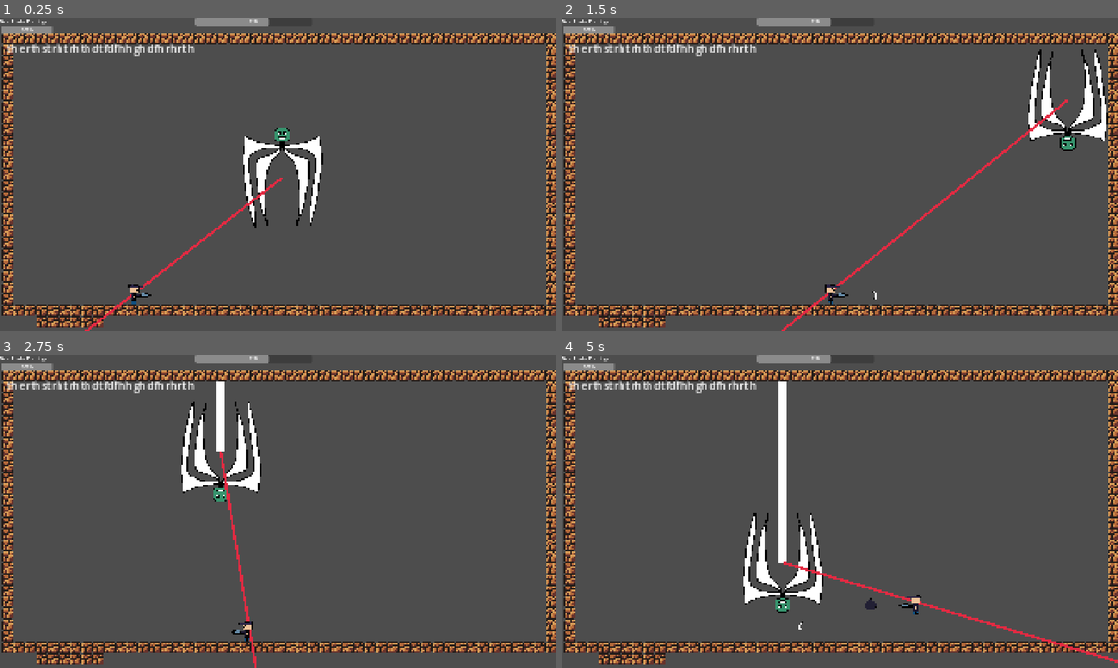
Above: before the commit, frames 1-4 (two rows, left to right).
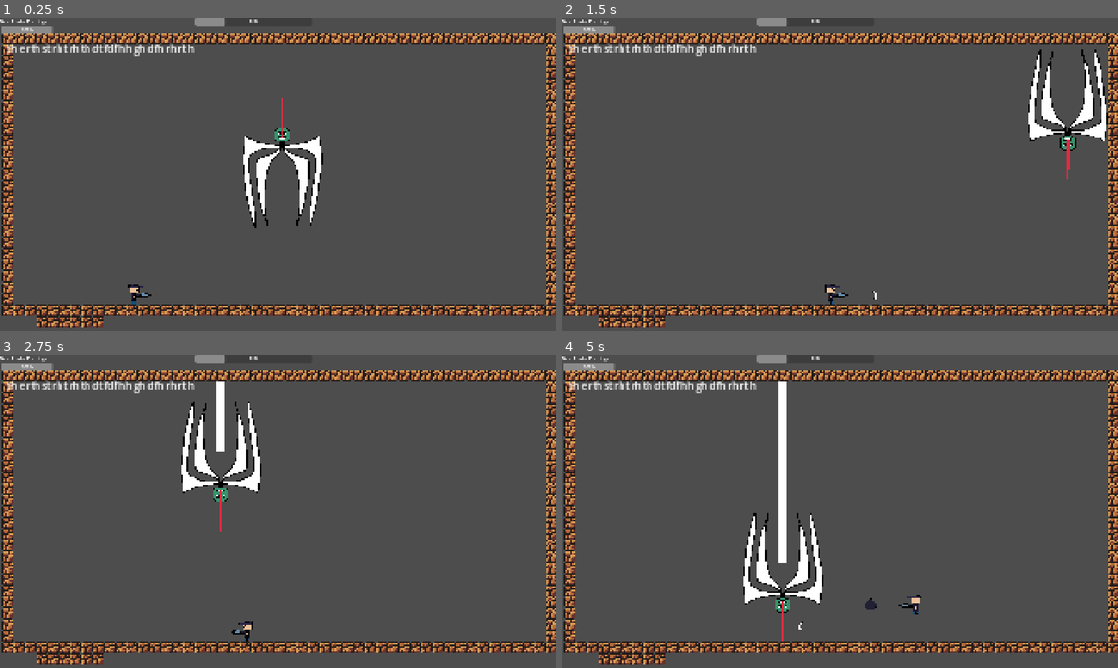
Above: after the commit, the same moments.

Repository: juliolegrandsage/bass_rush
Game: Godot game, scene res://scenes/bosses_scenes/boss_3.tscn
Two runs of this game, one before a commit and one after it. Both use one fixed random seed, a clock stepped at 60 frames per second and the inputs below. This scene is started directly instead of the project's main scene. The engine's default icon, where the game draws it, is replaced by a stand-in: a white triangle on a blue panel in a dark square.
Inputs (mouse positions are in pixels of both pictures, inside the frame that each line leads up to):
- Up to frame 1 (0.25 s): no input
- Up to frame 2 (1.5 s): tap Enter (ui_accept) at 0.5, 0.77 s; move the mouse to (962, 158) at 0.52 s; hold Right (ui_right) from 0.53 s (still down); right-click (962, 158) at 0.6 s; move the mouse to (728, 190) at 1.27 s; tap X (shoot) at 1.35 s
- Up to frame 3 (2.75 s): tap Enter (ui_accept) at 1.52 s; move the mouse to (333, 442) at 2.02 s; release Right (ui_right) at 2.03 s; hold Left (ui_left) from 2.03 s (still down); right-click (333, 442) at 2.1 s
- Up to frame 4 (5 s): move the mouse to (812, 574) at 2.77 s; release Left (ui_left) at 2.78 s; hold Right (ui_right) 2.78-4.28 s; tap X (shoot) at 2.85, 4.35 s; tap Enter (ui_accept) at 3.02, 3.77, 4.52 s; move the mouse to (1006, 558) at 3.52 s; right-click (1006, 558) at 3.6 s; move the mouse to (673, 464) at 4.27 s; hold Left (ui_left) from 4.28 s (still down)

The runs differ from the first frame. In frame 1, 0.6% of the frame differs, in the area x 15-51%, y 0-100%; in frame 2, 0.8%, in the area x 39-92%, y 0-100%; in frame 3, 0.6%; in frame 4, 0.8%.

Commit message:
commit add laser

Diff:
--- a/scenes/boss_3_controller.tscn
+++ b/scenes/boss_3_controller.tscn
@@ -59,6 +59,12 @@
 width = 3.23
 default_color = Color(0.89155775, 0.1642093, 0.25869164, 1)
 
+[node name="laser_spawn_point" type="Node2D" parent="." unique_id=1915546095]
+position = Vector2(0, -50.141644)
+
+[node name="laser_timer" type="Timer" parent="laser_spawn_point" unique_id=2051994912]
+one_shot = true
+
 [connection signal="timeout" from="stop_timer" to="." method="_on_stop_timer_timeout"]
 [connection signal="timeout" from="stop_timer" to="." method="_on_timer_timeout"]
 [connection signal="timeout" from="restart_timer" to="." method="_on_restart_timer_timeout"]
@@ -67,3 +73,4 @@
 [connection signal="timeout" from="stop_descending_timer" to="." method="_on_stop_descending_timer_timeout"]
 [connection signal="timeout" from="attack_timer" to="." method="_on_attack_timer_timeout"]
 [connection signal="timeout" from="transition_timer" to="." method="_on_transition_timer_timeout"]
+[connection signal="timeout" from="laser_spawn_point/laser_timer" to="." method="_on_laser_timer_timeout"]
--- a/scripts/boss_3_controller.gd
+++ b/scripts/boss_3_controller.gd
@@ -4,7 +4,7 @@
 extends CharacterBody2D
 
 var speed = 350
-var health = 50
+var health = 20
 var max_health = 80
 
 var head_down = false
@@ -45,11 +45,12 @@
 	$rope.visible = false
 	current_phase = Phases.phase1
 	player_ref = get_tree().get_first_node_in_group("player")
-	is_laser_active = true
+	is_laser_active = false
 func _process(delta: float) -> void:
 
 	if current_phase == Phases.phase2:
 		$"../Label".text = str(current_phase)
+		is_laser_active = true
 
 func _physics_process(delta: float) -> void:
 	match current_state:
@@ -81,7 +82,8 @@
 	move_and_slide()
 
 	update_rope()
-	update_laser()
+	if current_phase == Phases.phase2:
+		update_laser()
 
 
 func set_state(new_state):
@@ -239,26 +241,36 @@
 var laser_dir = Vector2.RIGHT
 var laser_length = 2000
 var laser_state = laser_states.track
-
+var locked_dir = Vector2.ZERO
+var lock_target = Vector2.ZERO
 func update_laser():
 	if not is_laser_active:
 		return
 	if player_ref == null:
 		return
 
-	var origin = global_position
+	var origin = $laser_spawn_point.global_position
+	var target = player_ref.global_position
+	var end_point_global = target
 
 	match laser_state:
 		laser_states.track:
-			var target = player_ref.global_position
 			var dir = (target - origin).normalized()
 			laser_dir = dir
+			if $laser_spawn_point/laser_timer.is_stopped():
+				$laser_spawn_point/laser_timer.start()
+				laser_dir = (target - origin).normalized()
+				lock_target = target
 		laser_states.lock:
+			laser_dir = (lock_target - origin).normalized()
 			pass
-		laser_states.fire:
-			pass
-	var end_point_global = origin + laser_dir * laser_length
 	$laser_line.points = [
-		Vector2.ZERO,
+		to_local(origin),
 		to_local(end_point_global)
 	]
+
+
+func _on_laser_timer_timeout() -> void:
+	if laser_state == laser_states.track:
+		$"../Label".text = "state change"
+		laser_state = laser_states.lock
